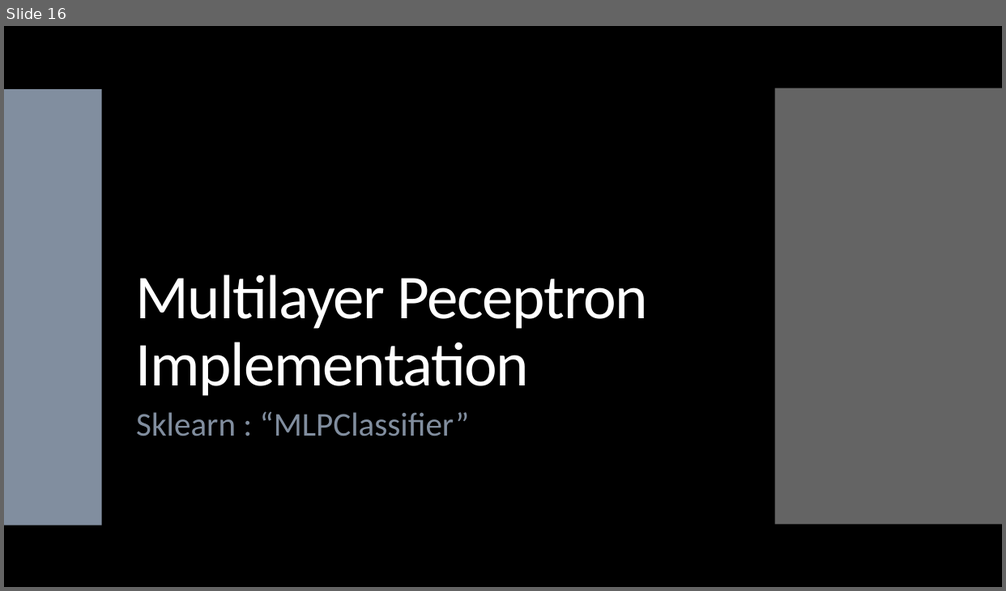
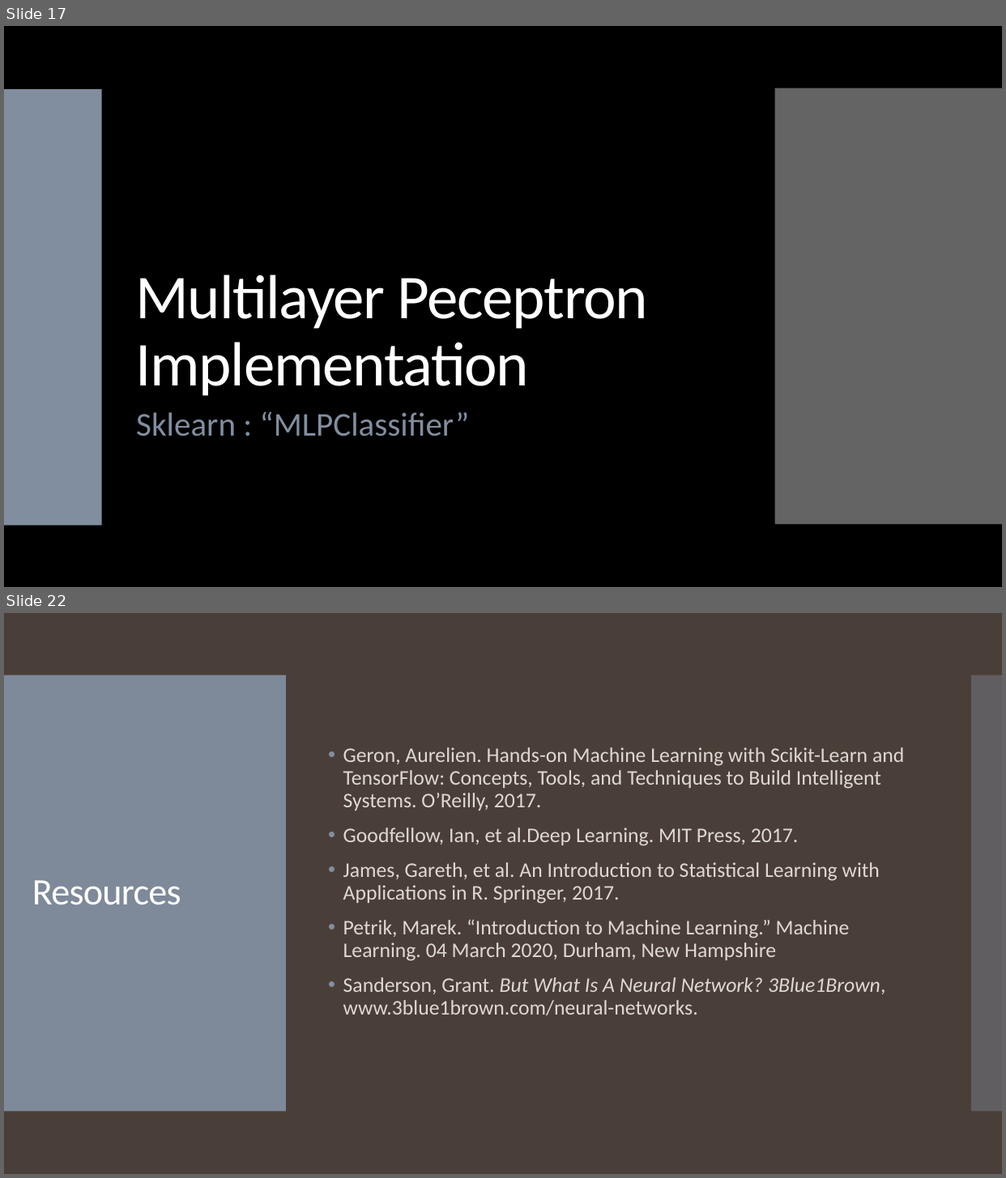
Before and after one commit to landonbuell/Convolutional-Neural-Networks, a slide deck: Presentations/11_03_2020/Training a Multilayer Perceptron with Stochastic Gradient Descent.pptx. Shown one above the other, each under a label of ours: slide 16 before the commit, slides 17 and 22 after it; the slides between them are not shown. The pictures are 1006x591 and 1006x1178 pixels, drawn with LibreOffice and Linux fonts; fonts in the diff are those of the drawing. Boxes give left, top, right and bottom in pixels: in the first picture for what was removed or moved away, otherwise in the second. Text is boxed around its words. In the diff, an @@ line names an element or a change of style, - is before the commit and + after.

Commit message:
8 March 2020
- Updates to source code breakdown
- Need to investigate discrete loss function gradient

```diff
--- a/Presentations/11_03_2020/Training a Multilayer Perceptron with Stochastic Gradient Descent.pptx
+++ b/Presentations/11_03_2020/Training a Multilayer Perceptron with Stochastic Gradient Descent.pptx
@@ slide 22 added at bbox=[4, 613, 1002, 1174], background #4A3F38; not listed: 2 template elements that a slide beside it also shows @@
@@ text added at bbox=[343, 747, 904, 1016], 20 pt, text #DED8D4 @@
+• Geron, Aurelien. Hands-on Machine Learning with Scikit-Learn and TensorFlow: Concepts, Tools, and Techniques to Build Intelligent Systems. O’Reilly, 2017.
+• Goodfellow, Ian, et al.Deep Learning. MIT Press, 2017.
+• James, Gareth, et al. An Introduction to Statistical Learning with Applications in R. Springer, 2017.
+• Petrik, Marek. “Introduction to Machine Learning.” Machine Learning. 04 March 2020, Durham, New Hampshire
+• Sanderson, Grant. But What Is A Neural Network? 3Blue1Brown, www.3blue1brown.com/neural-networks.
@@ title added at bbox=[32, 880, 181, 905], 36 pt, text #FFFFFF @@
+Resources
@@ what was slide 16 is now slide 17 @@
```
Also in this commit, not shown: 3 slides changed, 5 other slides added, 1 other file.
